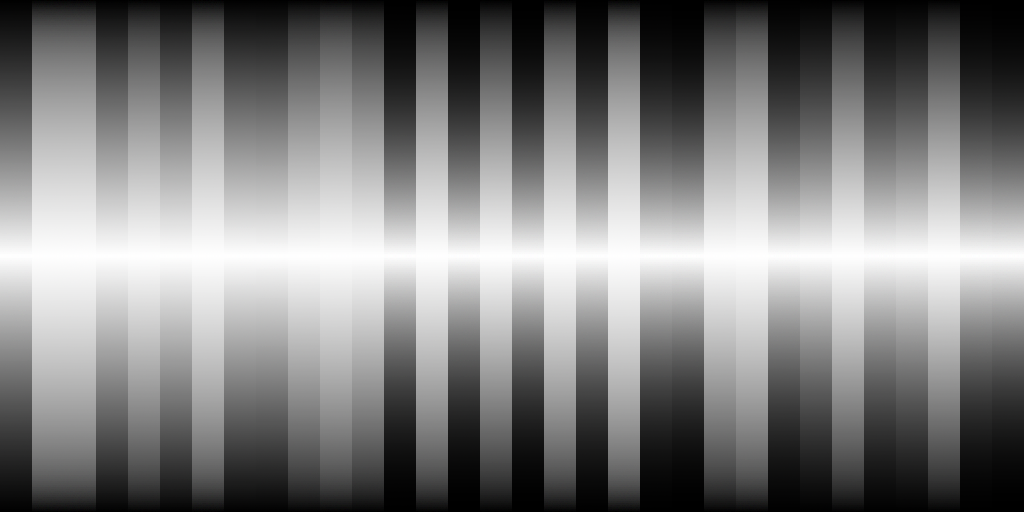
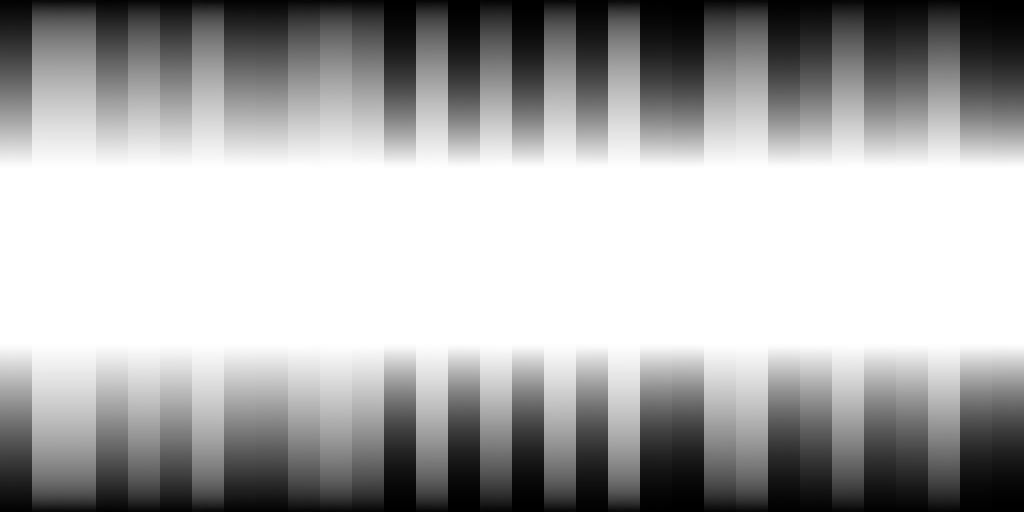
Layers edited between the first and the second 1024x512 image:
painted on "gradient" over (0, 0, 1024, 512)
